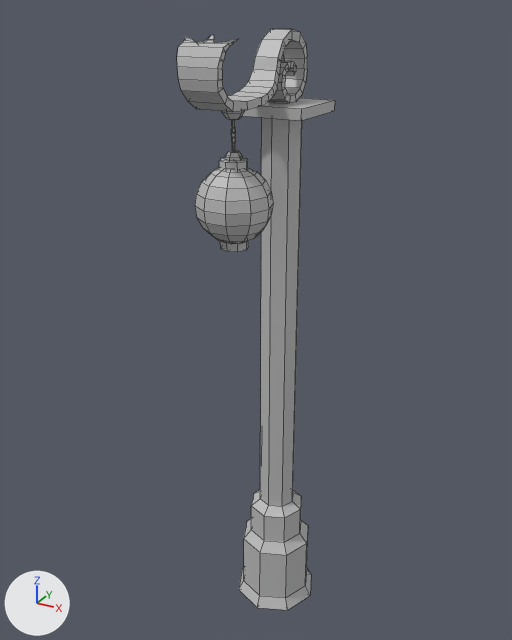
What one commit did to the FBX model Unity Project/MinorSkilled/Assets/Models/Placeholders/Lantern.fbx.
One viewpoint serves both versions: a 50 mm camera at (-0.2954, 0.0931, 0.4301) aimed at (-0.3128, 0.1247, 0.4142). Every picture has the same lights, and +X, +Y and +Z are marked at lower left. Mesh edges are drawn as thin lines. Where no turn or scale is listed for an object, it has been applied to the vertices.

Script lines for the objects in view, before the commit:
```python
mat_lanternbody_m = principled_material('LanternBody_M')
mat_lanternbody_m.base_color = (0.5, 0.5, 0.5)  # grey #bcbcbc
me_mesh = bpy.data.meshes.new('Mesh')
me_mesh.from_pydata(...)  # 227 vertices, 240 faces; spans x -0.00184..0.00187, y -0.00176..0.00176, z -0.00301..0.00306
# faces by material slot: [140, 100]
me_mesh.materials.append(mat_lanternbody_m)  # grey #bcbcbc
me_mesh.materials.append(mat_lanternglass_m)  # grey #bcbcbc
me_mesh_001 = bpy.data.meshes.new('Mesh.001')
me_mesh_001.from_pydata(...)  # 247 vertices, 244 faces; spans x -0.0026..0.0026, y -0.0052..0.0052, z -0.0174..0.0174
me_mesh_001.materials.append(mat_lanternbody_m)  # grey #bcbcbc
ob_body = bpy.data.objects.new('Body', me_mesh_001)
ob_body.location = (-0.31219, 0.12377, 0.4117)
ob_lamp = bpy.data.objects.new('Lamp', me_mesh)
ob_lamp.location = (-0.31215, 0.12136, 0.42249)
```
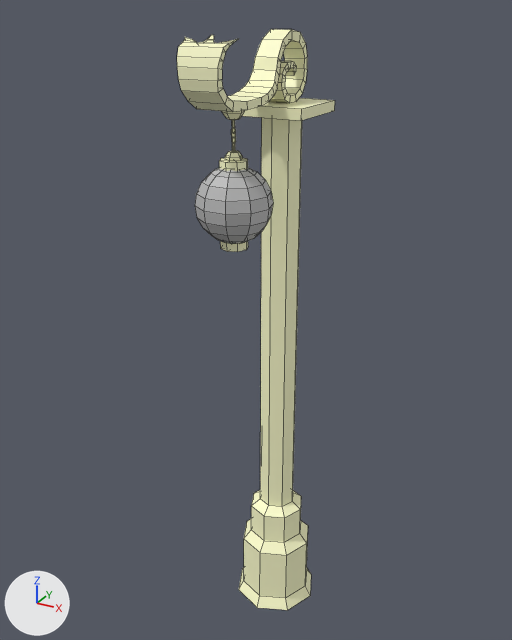
Pixel boxes (x1, y1, x2, y2) of what changed, in the pictures (512 x 640 px):
'Body', recoloured (grey to beige): (177, 29, 335, 610) in both
'Lamp', recoloured (grey to beige): (217, 120, 273, 252) in both

The change, as a diff of the scene's bpy script:
```diff
--- a/Unity Project/MinorSkilled/Assets/Models/Placeholders/Lantern.fbx.py
+++ b/Unity Project/MinorSkilled/Assets/Models/Placeholders/Lantern.fbx.py
@@ mat_lanternbody_m @@
 mat_lanternbody_m = principled_material('LanternBody_M')
-mat_lanternbody_m.base_color = (0.5, 0.5, 0.5)  # grey #bcbcbc
+mat_lanternbody_m.base_color = (1.0, 1.0, 0.622)  # beige #ffffcf
```
